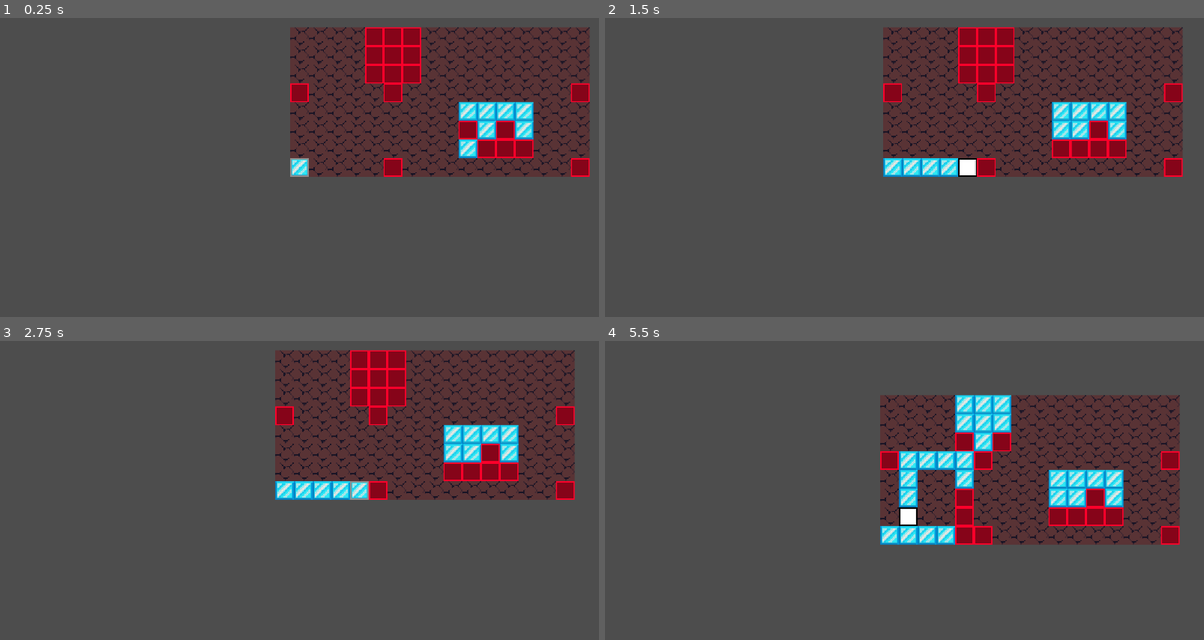
Above: before the commit, frames 1-4 (two rows, left to right).
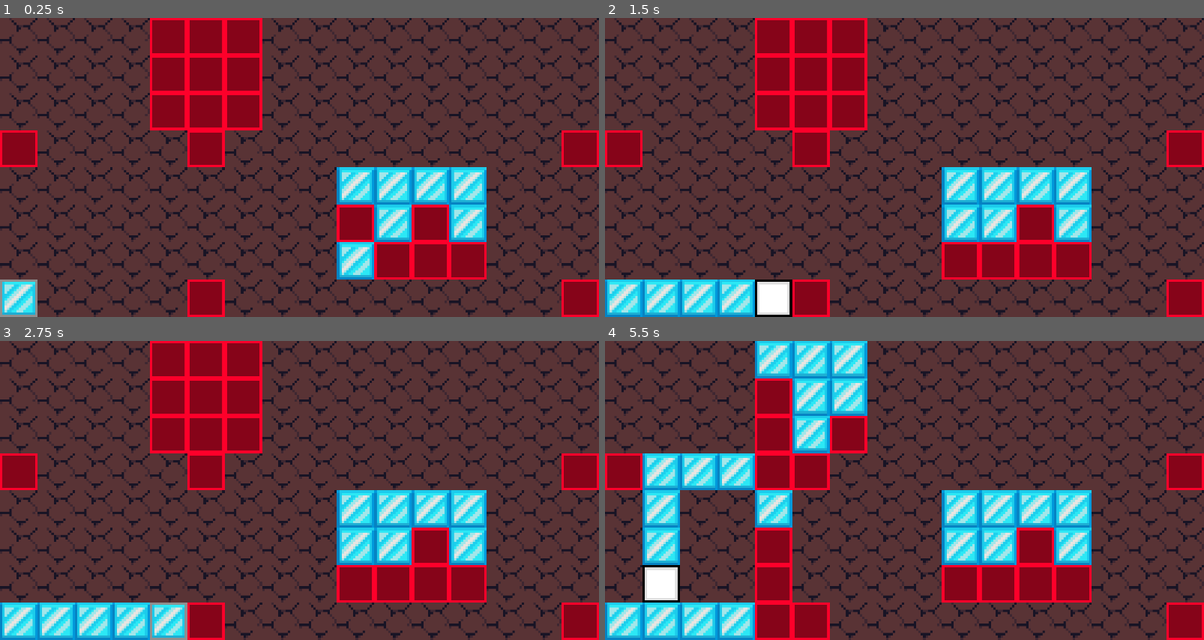
Above: after the commit, the same moments.

Repository: connectoid/Boulder-Dash-Remake
Game: Godot game, scene res://elements/game/game.tscn
The game is run twice, just before and just after one commit, with the same random seed, the same clock (stepped at 60 frames per second) and the same inputs.
Inputs:
- Up to frame 1 (0.25 s): no input
- Up to frame 2 (1.5 s): hold Right (ui_right) 0.53-1.28 s; hold Down (ui_down) from 1.28 s (still down)
- Up to frame 3 (2.75 s): release Down (ui_down) at 2.03 s; hold Right (ui_right) from 2.03 s (still down)
- Up to frame 4 (5.5 s): release Right (ui_right) at 2.78 s; hold Up (ui_up) 2.78-3.53 s; hold Left (ui_left) 3.53-5.03 s; hold Down (ui_down) from 5.03 s (still down)

The runs differ from the first frame. In frame 1, 86% of the frame differs, in the area x 0-100%, y 0-100%; in frame 2, 87%; in frame 3, 86%; in frame 4, 89%.

Commit message:
rolling fixed (delay while stone falling on stone)

Diff:
--- a/elements/player/player.tscn
+++ b/elements/player/player.tscn
@@ -45,6 +45,7 @@
 frame_progress = 0.80953944
 
 [node name="Camera2D" type="Camera2D" parent="."]
+enabled = false
 zoom = Vector2(0.5, 0.5)
 position_smoothing_enabled = true
 drag_horizontal_enabled = true
--- a/elements/stone/stone_static_body_2d.gd
+++ b/elements/stone/stone_static_body_2d.gd
@@ -65,7 +65,8 @@
 				new_position = position - horizontal_dir.normalized() * TILE_SIZE
 				position = new_position
 				rolling_timer.start()
-
+	else:
+		rolling_timer.start()
 
 func kill_object(object):
 	print('Kill!!!')
